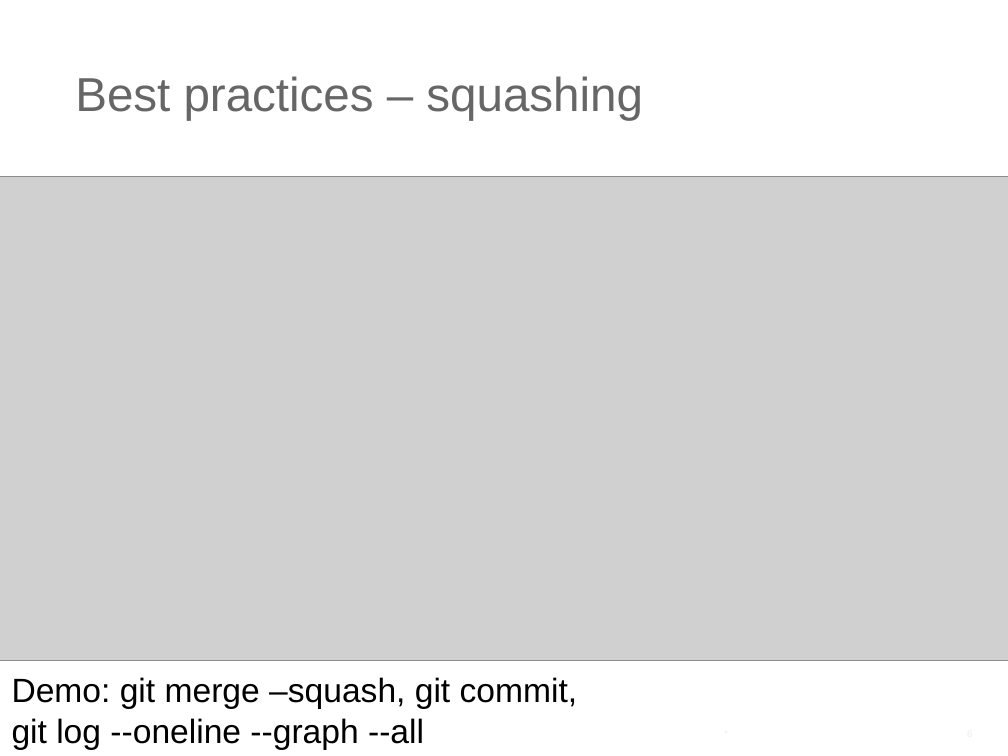
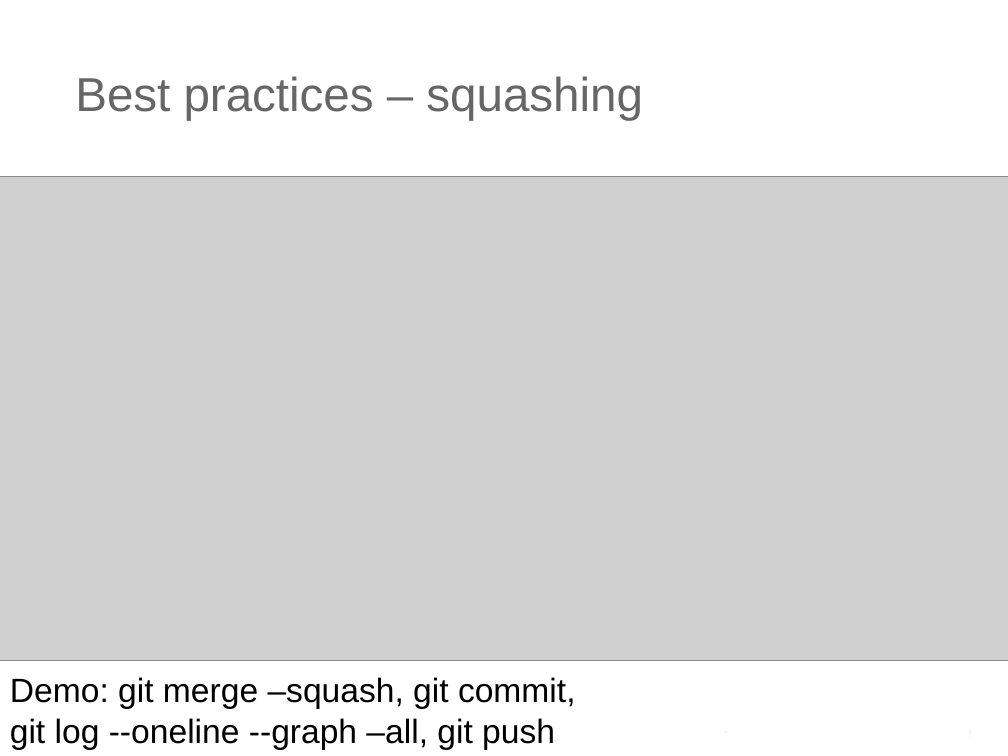
Before and after one commit to ilyaro/git_best_practices_ppt, a slide deck: slide 7 of Git_Best_Practices.pptx (slide 6 before the commit). Drawn at 1008x756 pixels with LibreOffice and Linux fonts; fonts in the diff are those of the drawing; grey boxes stand for pictures. Boxes give left, top, right and bottom in pixels: in the first picture for what was removed or moved away, otherwise in the second. Text is boxed around its words. In the diff, an @@ line names an element or a change of style, - is before the commit and + after.

```diff
--- a/Git_Best_Practices.pptx
+++ b/Git_Best_Practices.pptx
@@ text at (10,677,576,750): text changed @@
-Demo: git merge –squash, git commit,
-git log --oneline --graph --all
+Demo: git merge –squash, git commit,
+git log --oneline --graph –all, git push
```
Also in this commit, not shown: 1 other slide changed, 1 other file.
